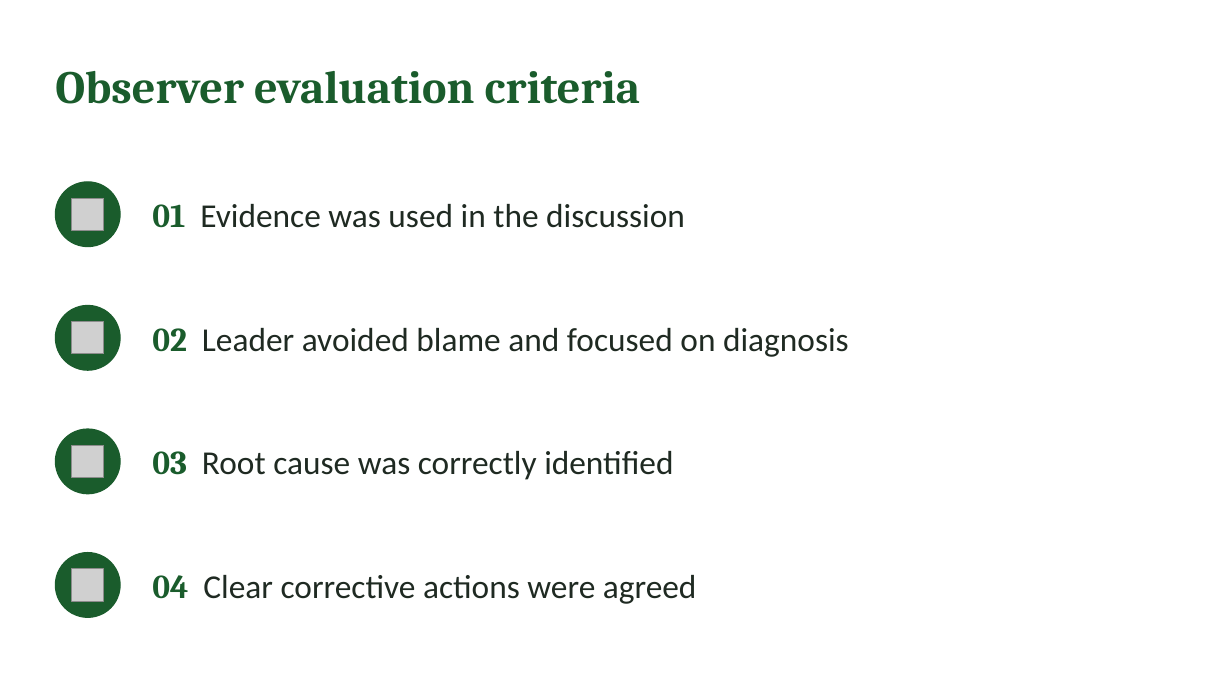
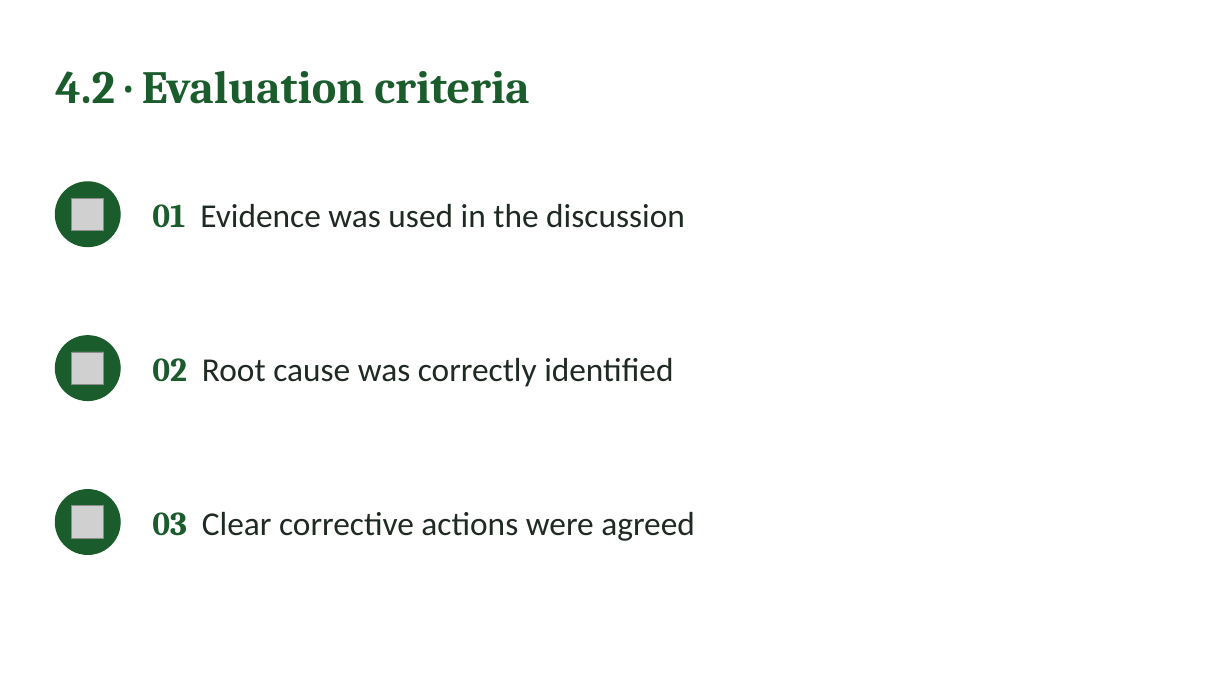
Before and after one commit to IBSL26/ibsl-platform, a slide deck: slide 19 of Unit decks/Unit 08 - Performance Measurement.pptx (slide 22 before the commit). Drawn at 1232x693 pixels with LibreOffice and Linux fonts; fonts in the diff are those of the drawing; grey boxes stand for pictures. Boxes give left, top, right and bottom in pixels: in the first picture for what was removed or moved away, otherwise in the second. Text is boxed around its words. In the diff, an @@ line names an element or a change of style, - is before the commit and + after.

```diff
--- a/Unit decks/Unit 08 - Performance Measurement.pptx
+++ b/Unit decks/Unit 08 - Performance Measurement.pptx
@@ text at [55, 71, 529, 104]: text changed @@
-Observer evaluation criteria
+4.2 · Evaluation criteria
@@ ellipse removed at [55, 306, 120, 371] @@
@@ picture removed at [72, 322, 104, 354] @@
@@ text removed at [152, 328, 849, 357] @@
-02 Leader avoided blame and focused on diagnosis
@@ ellipse: place and size @@
-ellipse at [55, 429, 120, 494]
+ellipse at [55, 335, 120, 400]
@@ picture: place and size @@
-picture at [72, 445, 104, 478]
+picture at [72, 352, 104, 384]
@@ text at [152, 358, 673, 387]: text changed @@
-03 Root cause was correctly identified
+02 Root cause was correctly identified
@@ ellipse: place and size @@
-ellipse at [55, 553, 120, 617]
+ellipse at [55, 490, 120, 555]
@@ picture: place and size @@
-picture at [72, 569, 104, 602]
+picture at [72, 506, 104, 538]
@@ text at [152, 512, 695, 541]: text changed @@
-04 Clear corrective actions were agreed
+03 Clear corrective actions were agreed
```
Also in this commit, not shown: 11 other slides changed, 6 slides added, 6 slides removed, 32 other files.
